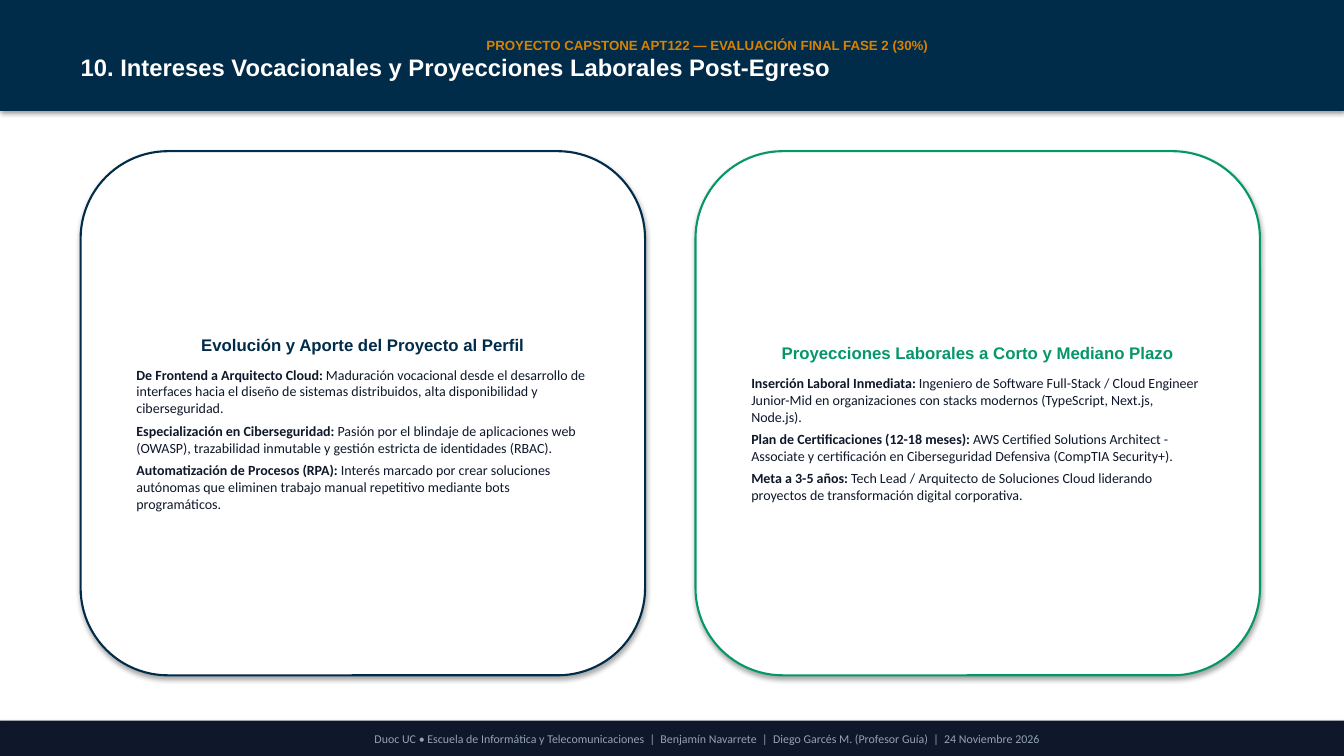
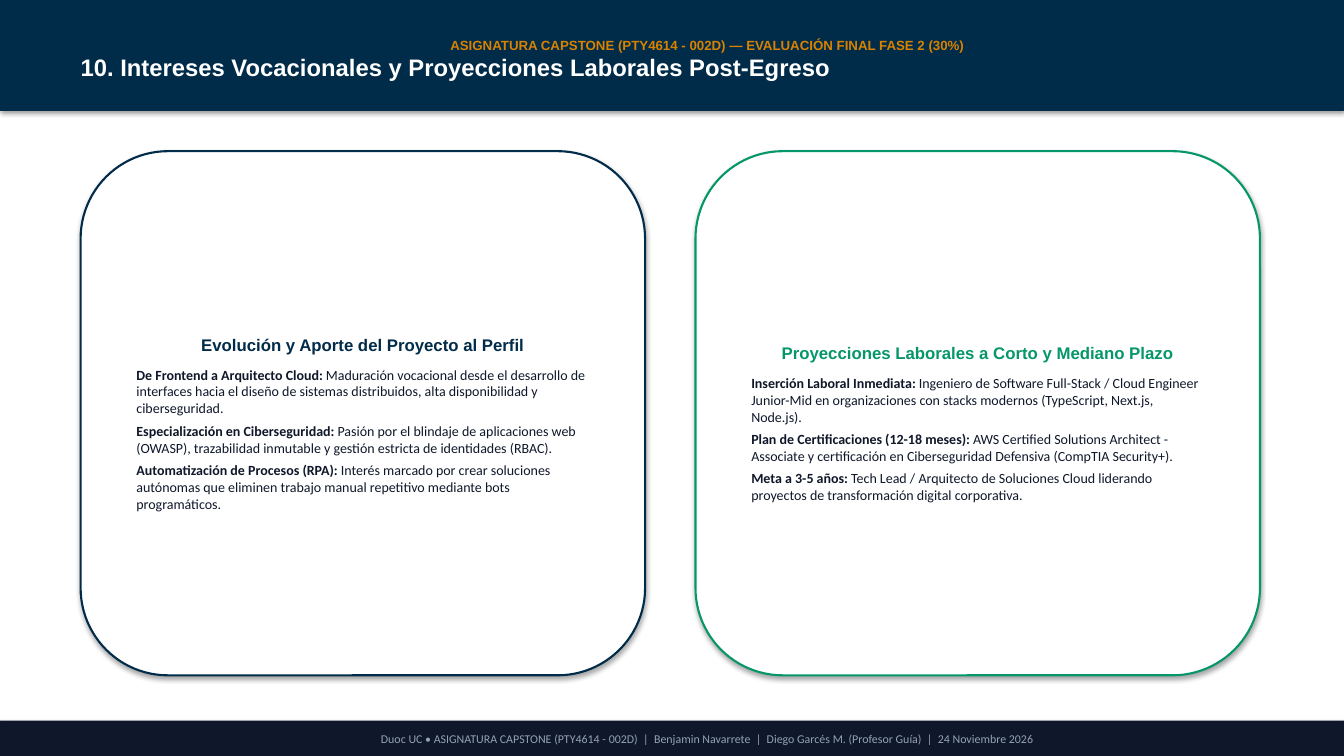
Before and after one commit to IMANDOI/sistema-gestion-auditorios-capstone, a slide deck: slide 11 of Fase 2/Evidencias Grupales/Presentacion_Final_Proyecto_APT_20min_Benjamin_Navarrete.pptx. Drawn at 1344x756 pixels with LibreOffice and Linux fonts; fonts in the diff are those of the drawing. Boxes give left, top, right and bottom in pixels: in the first picture for what was removed or moved away, otherwise in the second. Text is boxed around its words. In the diff, an @@ line names an element or a change of style, - is before the commit and + after.

Commit message:
docs(fase2): presentacion powerpoint 20min estandarizada

```diff
--- a/Fase 2/Evidencias Grupales/Presentacion_Final_Proyecto_APT_20min_Benjamin_Navarrete.pptx
+++ b/Fase 2/Evidencias Grupales/Presentacion_Final_Proyecto_APT_20min_Benjamin_Navarrete.pptx
@@ text in rectangle at (450, 39, 964, 53): text changed @@
-PROYECTO CAPSTONE APT122 — EVALUACIÓN FINAL FASE 2 (30%)
+ASIGNATURA CAPSTONE (PTY4614 - 002D) — EVALUACIÓN FINAL FASE 2 (30%)
@@ text in rectangle at (381, 734, 1033, 745): text changed @@
-Duoc UC • Escuela de Informática y Telecomunicaciones | Benjamín Navarrete | Diego Garcés M. (Profesor Guía) | 24 Noviembre 2026
+Duoc UC • ASIGNATURA CAPSTONE (PTY4614 - 002D) | Benjamin Navarrete | Diego Garcés M. (Profesor Guía) | 24 Noviembre 2026
```
Also in this commit, not shown: 11 other slides changed.
